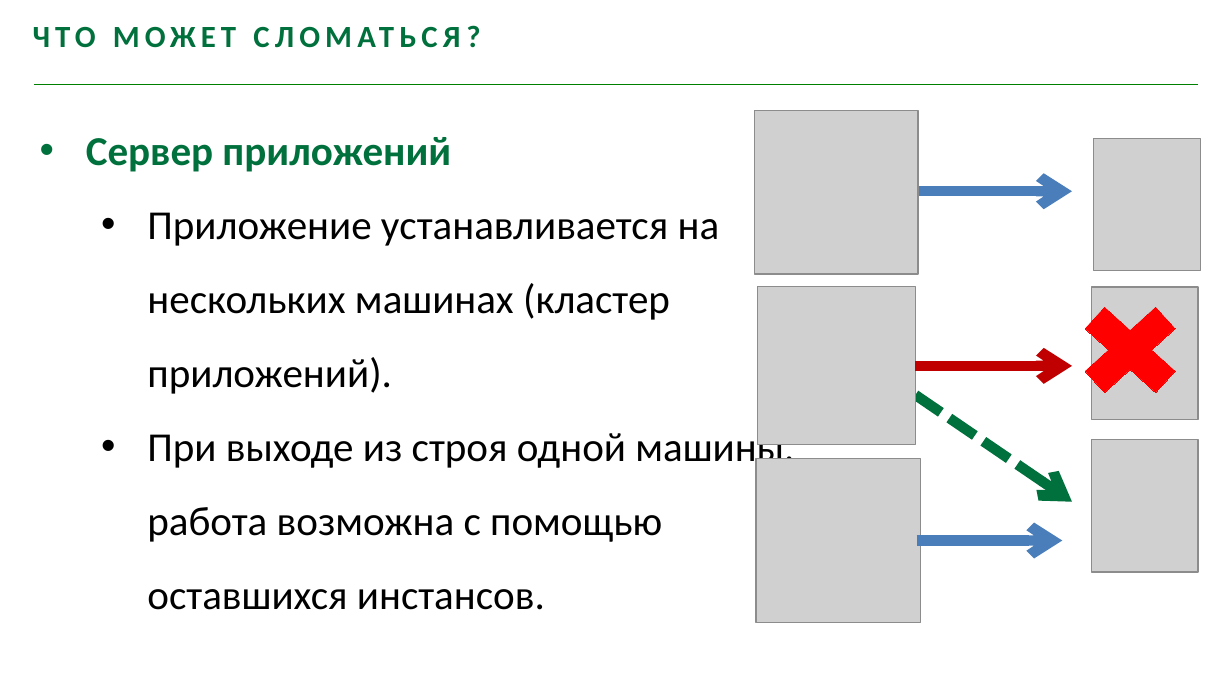
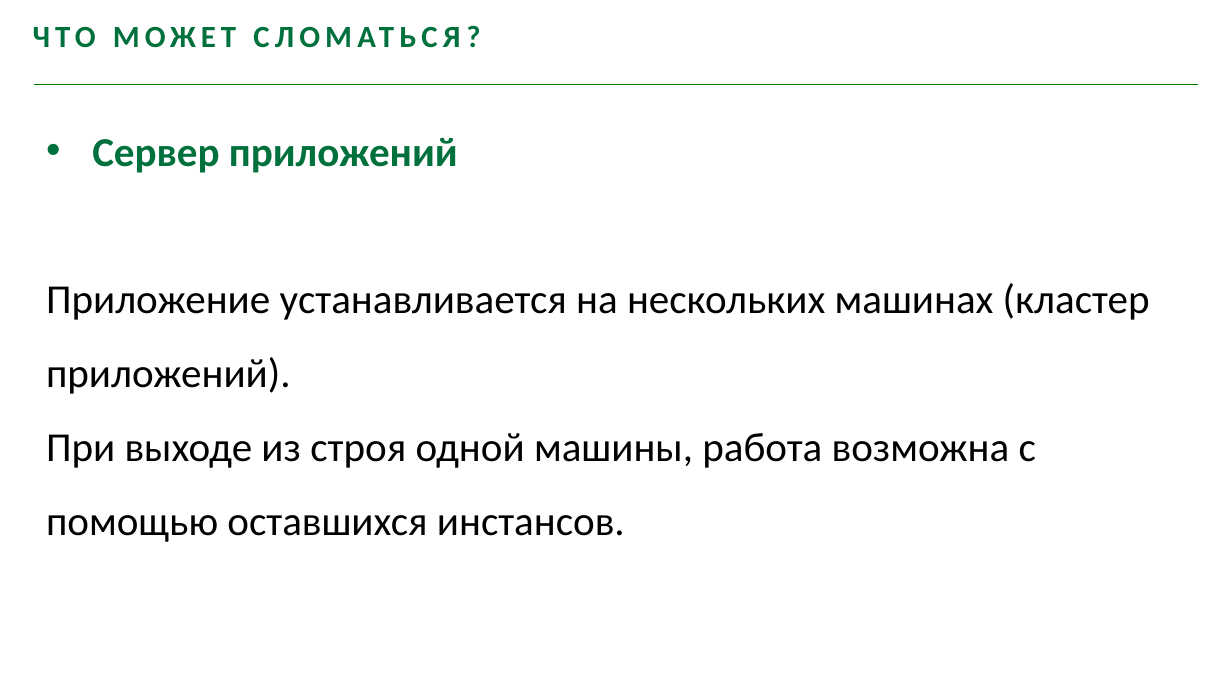
Before and after one commit to youhavebeenforked/JavaSchoolCourse, a slide deck: slide 13 of lessons/18_Hibernate/Лекция Distributed Systems.pptx (slide 14 before the commit). Drawn at 1232x693 pixels with LibreOffice and Linux fonts; fonts in the diff are those of the drawing; grey boxes stand for pictures; background and template pictures are left out. Boxes give left, top, right and bottom in pixels: in the first picture for what was removed or moved away, otherwise in the second. Text is boxed around its words. In the diff, an @@ line names an element or a change of style, - is before the commit and + after.

```diff
--- a/lessons/18_Hibernate/Лекция Distributed Systems.pptx
+++ b/lessons/18_Hibernate/Лекция Distributed Systems.pptx
@@ text "Сервер приложений" moved from (x1=86, y1=137, x2=794, y2=610) to (x1=46, y1=138, x2=1150, y2=542) @@
@@ picture removed at (x1=754, y1=111, x2=918, y2=275) @@
@@ picture removed at (x1=1094, y1=138, x2=1201, y2=270) @@
@@ arrow removed from (915, 191) to (1072, 191) @@
@@ text at (x1=46, y1=283, x2=1150, y2=542): bullet • to none; list level 2 to 1 in "Приложение устанавливается на нескольких машинах ..."; list level 2 to 1 in "При выходе из строя одной ..." @@
@@ picture removed at (x1=758, y1=287, x2=915, y2=445) @@
@@ cross removed at (x1=1062, y1=288, x2=1198, y2=411) @@
@@ picture removed at (x1=1092, y1=287, x2=1199, y2=419) @@
@@ arrow removed from (915, 366) to (1072, 366) @@
@@ arrow removed from (915, 395) to (1072, 501) @@
@@ picture removed at (x1=1092, y1=440, x2=1199, y2=572) @@
@@ picture removed at (x1=756, y1=458, x2=920, y2=622) @@
@@ arrow removed from (917, 541) to (1062, 541) @@
```
Also in this commit, not shown: 27 other slides changed, 9 slides added, 12 slides removed.
